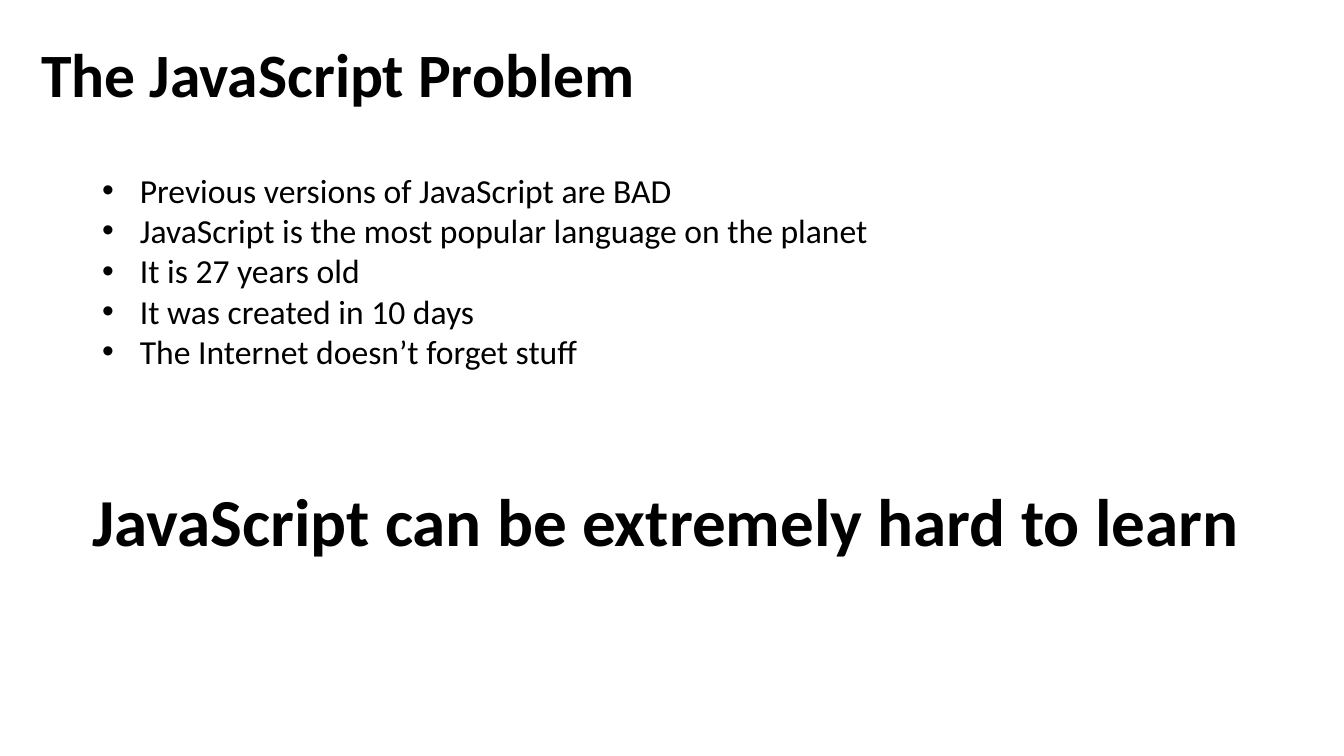
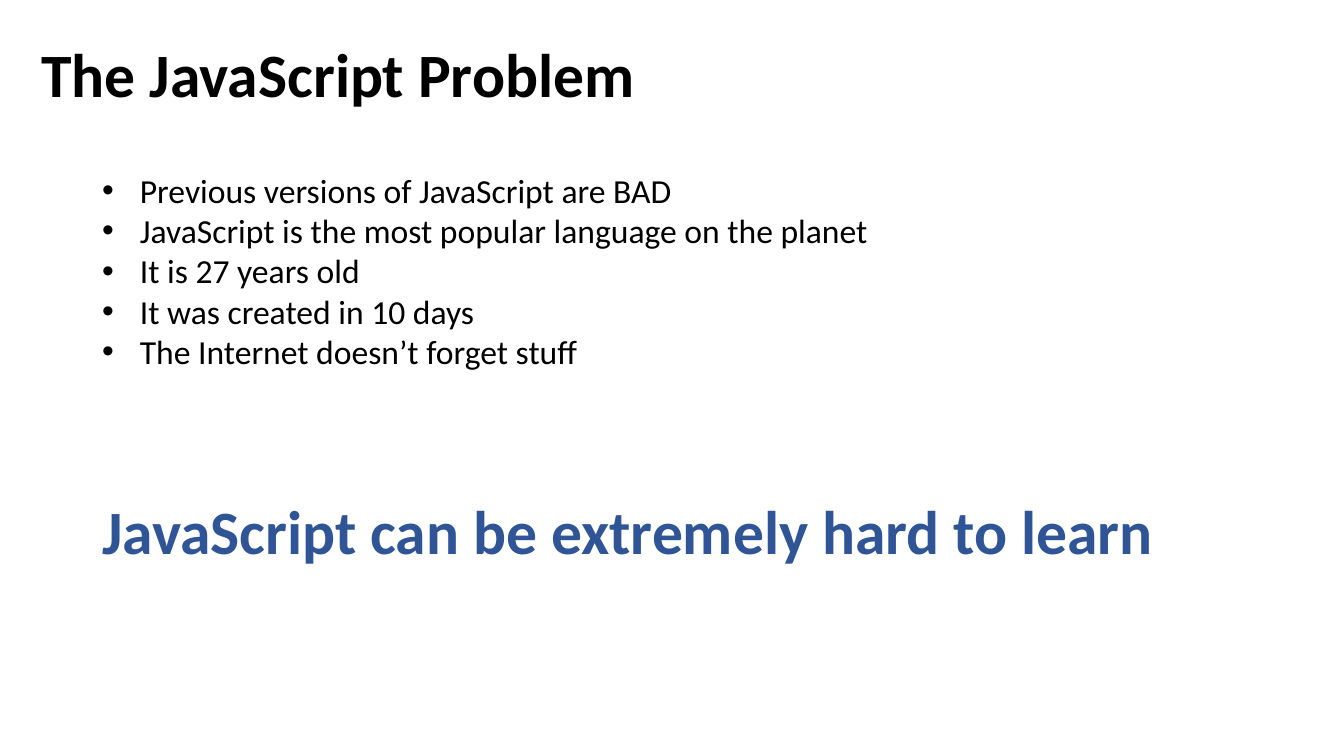
Before and after one commit to PKavya1792/Javascript, a slide deck: slide 5 of docs/JavaIntro.pptx. Drawn at 1344x756 pixels with LibreOffice and Linux fonts; fonts in the diff are those of the drawing. Boxes give left, top, right and bottom in pixels: in the first picture for what was removed or moved away, otherwise in the second. Text is boxed around its words. In the diff, an @@ line names an element or a change of style, - is before the commit and + after.

```diff
--- a/docs/JavaIntro.pptx
+++ b/docs/JavaIntro.pptx
@@ text "JavaScript can be extremely hard ...": place and size @@
-text "JavaScript can be extremely hard ..." at bbox=[92, 499, 1238, 557]
+text "JavaScript can be extremely hard ..." at bbox=[102, 510, 1152, 564]
@@ text "JavaScript can be extremely hard ..." at bbox=[102, 510, 1152, 564]: size 48 to 44 pt, text colour #000000 to #2F5597 @@
```
Also in this commit, not shown: 7 other slides changed, 1 other file.
